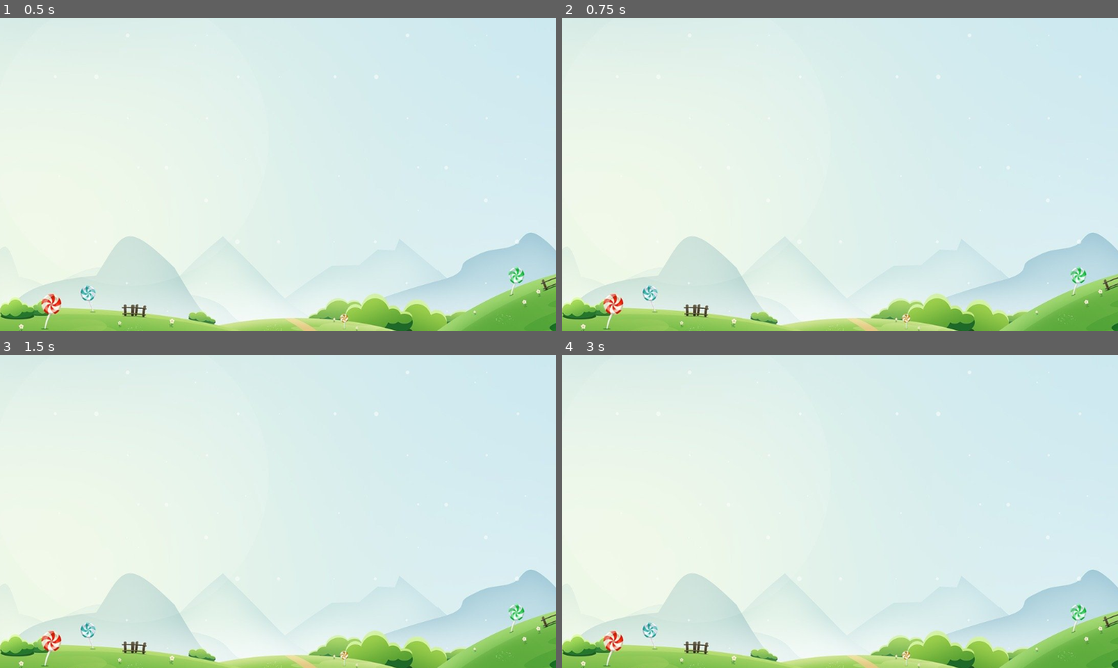
Above: before the commit, frames 1-4 (two rows, left to right).
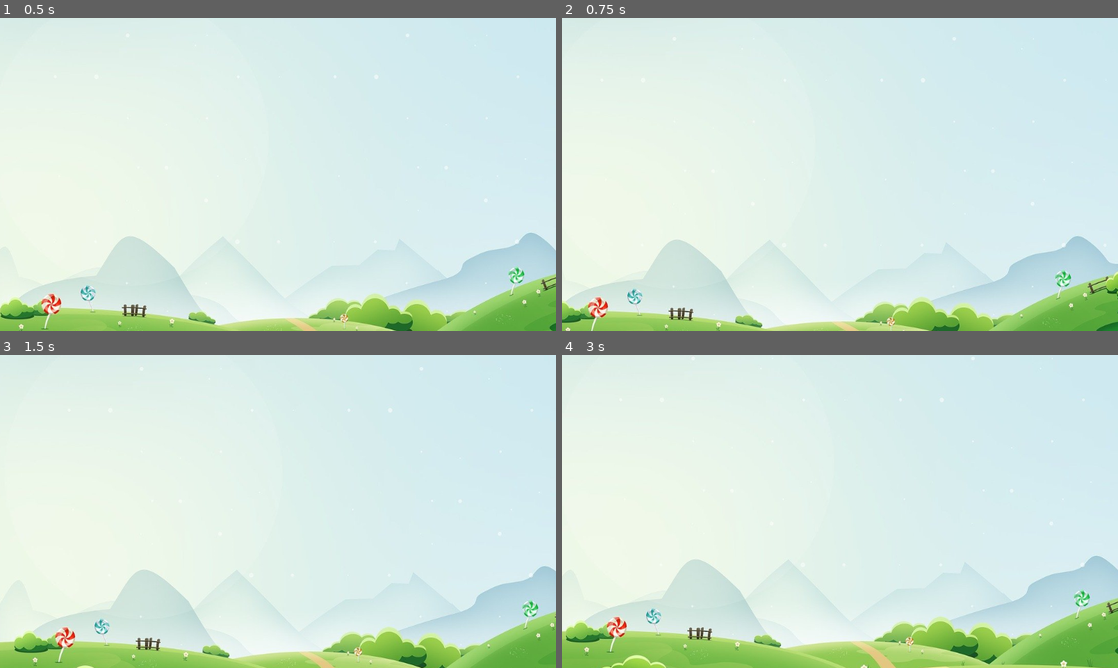
Above: after the commit, the same moments.

Repository: Sletting/Godot-Testing
Game: Godot game, scene res://test_scene.tscn
Same seed, same stepped clock (60 frames per second), same inputs: the game is played once before the commit and once after it.
Inputs (mouse positions are in pixels of both pictures, inside the frame that each line leads up to):
- Up to frame 1 (0.5 s): no input
- Up to frame 2 (0.75 s): tap Enter at 0.5 s; move the mouse to (962, 158) at 0.52 s
- Up to frame 3 (1.5 s): tap Space at 1.25 s; move the mouse to (166, 527) at 1.27 s
- Up to frame 4 (3 s): tap Enter at 2 s; move the mouse to (895, 442) at 2.02 s; tap Space at 2.75 s; move the mouse to (812, 574) at 2.77 s

Frame 1 is identical in both runs. In frame 2, 6.0% of the frame differs, in the area x 0-100%, y 5-100%; in frame 3, 5.8%; in frame 4, 12%, in the area x 0-100%, y 1-100%.

Commit message:
Smooth camera movement

Diff:
--- a/camera_move.gd
+++ b/camera_move.gd
@@ -11,24 +11,18 @@
 
 # Called every frame. 'delta' is the elapsed time since the previous frame.
 func _process(delta: float) -> void:
-	# Get mouse position
-	var mousePos: Vector2 = get_global_mouse_position()
-
-	# Get difference between mouse and camera_attach
-	var diff: Vector2 = camera_attach.position - mousePos
-
-	# Normalize value to maximum movement range.
-	print(diff)
+	# Get mouse position and
+	# Divide by viewport x and y to get a value ranging from -1 to 1
+	#		-1
+	# 	-1	 	 1
+	#		 1
+	var mousePosition: Vector2 = Vector2(get_local_mouse_position().x / (get_viewport().size.x / 2), get_local_mouse_position().y / (get_viewport().size.y / 2))
+	# Multiply with the maximum movement of the camera
+	var movementRange = mousePosition * movement_range_px
 
 	# Set position to the difference
+	position = movementRange
 
-	position = camera_attach.position
-
-
-
-
-
-	##position = mousePos
 	#var left = limit_left + (offset.x*zoom.x) + get_viewport().size.x * zoom.x / 10
 	#var right = limit_right - (offset.x*zoom.x) - get_viewport().size.x * zoom.x / 10
 	#var top = limit_top + (offset.y*zoom.y) + get_viewport().size.y * zoom.y / 10
